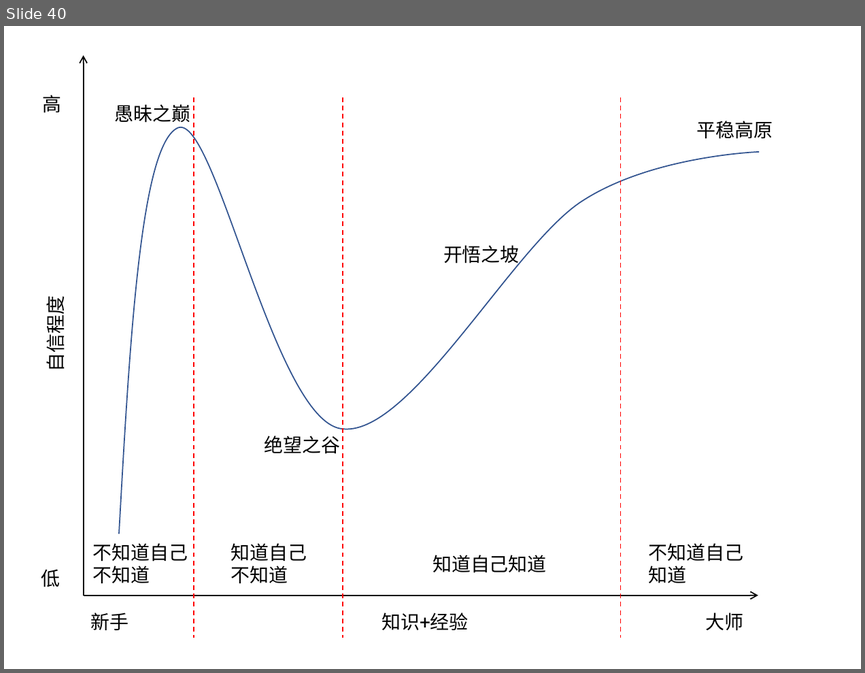
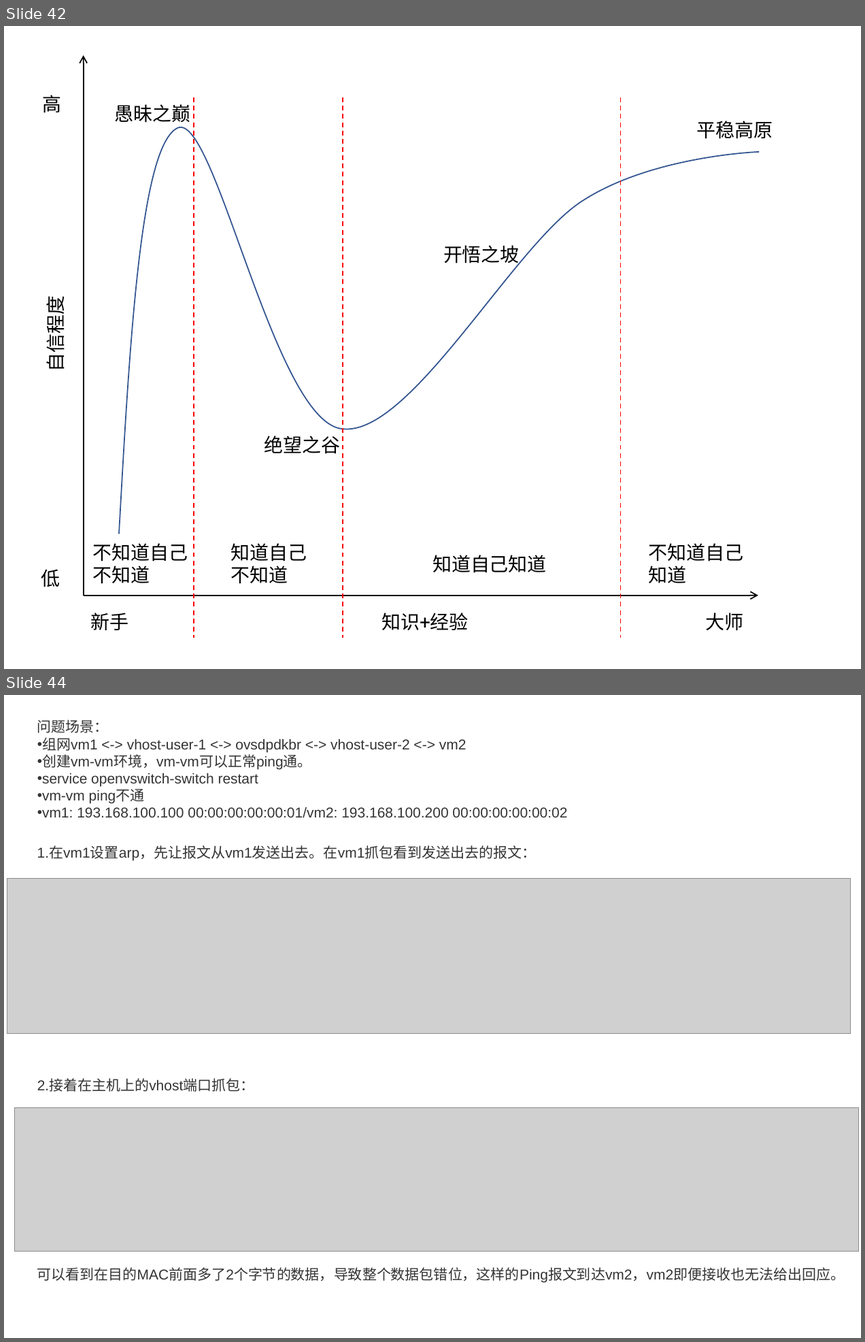
Before and after one commit to movetobe/xxx, a slide deck: xxx.pptx. Shown one above the other, each under a label of ours: slide 40 before the commit, slides 42 and 44 after it; the slides between them are not shown. The pictures are 865x673 and 865x1342 pixels, drawn with LibreOffice and Linux fonts; fonts in the diff are those of the drawing; grey boxes stand for pictures; background and template pictures are left out. Boxes give left, top, right and bottom in pixels: in the first picture for what was removed or moved away, otherwise in the second. Text is boxed around its words. In the diff, an @@ line names an element or a change of style, - is before the commit and + after.

```diff
--- a/xxx.pptx
+++ b/xxx.pptx
@@ slide 44 added at (x1=4, y1=695, x2=861, y2=1338), background #FFFFFF @@
@@ text added at (x1=37, y1=719, x2=567, y2=817), 12 pt, text #333333 @@
+问题场景：
+• 组网vm1 <-> vhost-user-1 <-> ovsdpdkbr <-> vhost-user-2 <-> vm2
+• 创建vm-vm环境，vm-vm可以正常ping通。
+• service openvswitch-switch restart
+• vm-vm ping不通
+• vm1: 193.168.100.100 00:00:00:00:00:01/vm2: 193.168.100.200 00:00:00:00:00:02
@@ text added at (x1=37, y1=847, x2=536, y2=861), 12 pt, text #333333 @@
+1.在vm1设置arp，先让报文从vm1发送出去。在vm1抓包看到发送出去的报文：
@@ picture added at (x1=7, y1=879, x2=851, y2=1034) @@
@@ text added at (x1=37, y1=1079, x2=255, y2=1091), 12 pt, text #333333 @@
+2.接着在主机上的vhost端口抓包：
@@ picture added at (x1=14, y1=1107, x2=858, y2=1251) @@
@@ text added at (x1=37, y1=1267, x2=845, y2=1283), 12 pt, text #333333 @@
+可以看到在目的MAC前面多了2个字节的数据，导致整个数据包错位，这样的Ping报文到达vm2，vm2即便接收也无法给出回应。
@@ what was slide 40 is now slide 42 @@
```
Also in this commit, not shown: 6 slides changed, 10 other slides added, 3 slides removed, 19 other files.
